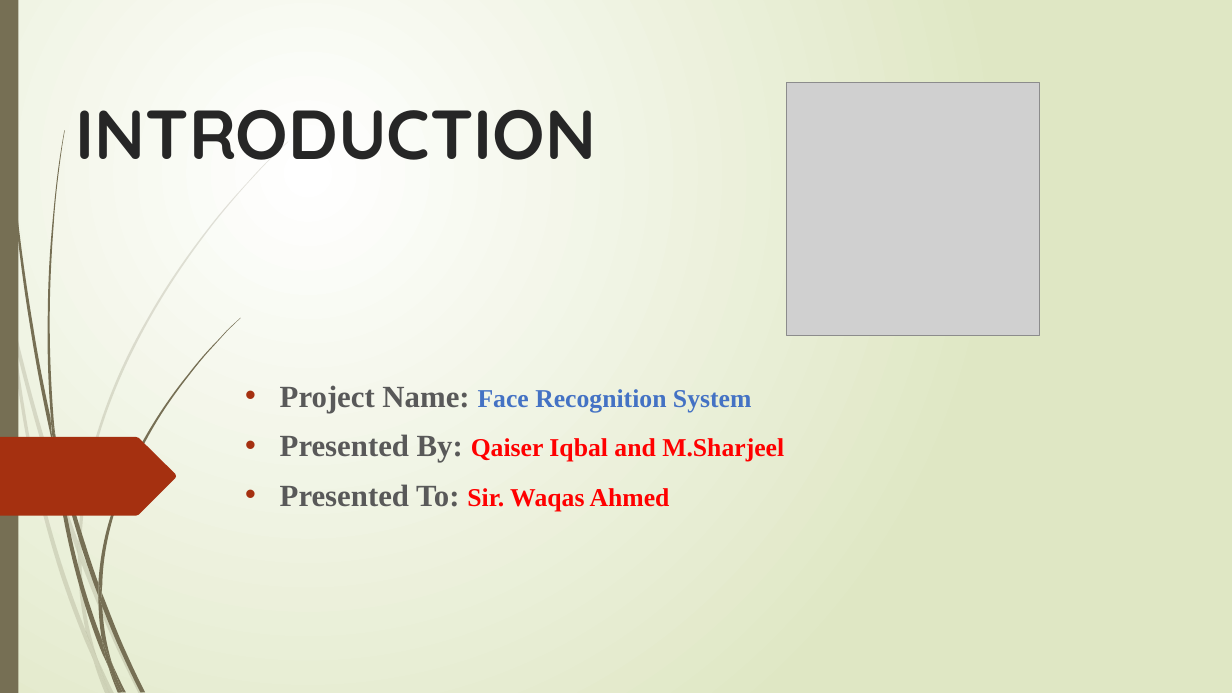
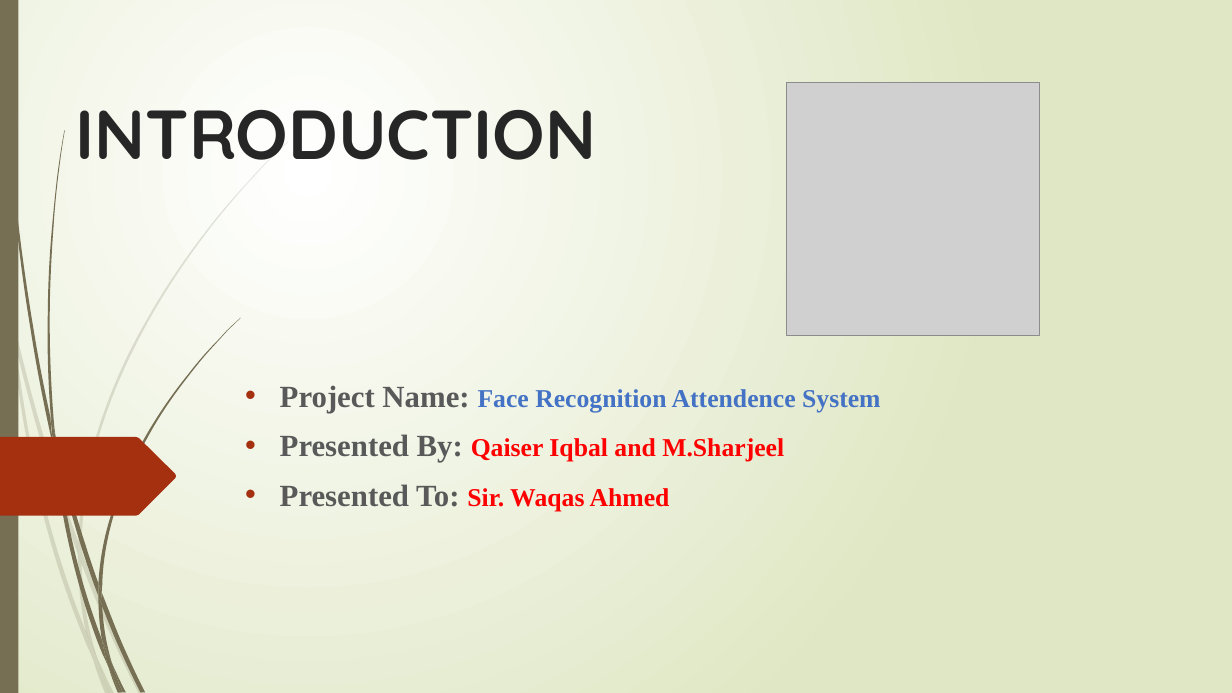
Before and after one commit to SharrY111/scdlab, a slide deck: slide 1 of Presentation1.pptx. Drawn at 1232x693 pixels with LibreOffice and Linux fonts; fonts in the diff are those of the drawing; grey boxes stand for pictures. Boxes give left, top, right and bottom in pixels: in the first picture for what was removed or moved away, otherwise in the second. Text is boxed around its words. In the diff, an @@ line names an element or a change of style, - is before the commit and + after.

```diff
--- a/Presentation1.pptx
+++ b/Presentation1.pptx
@@ subtitle at bbox=[280, 385, 880, 413]: text changed @@
-• Project Name: Face Recognition System
+• Project Name: Face Recognition Attendence System
```
Also in this commit, not shown: 2 other slides changed, 3 slides added.
